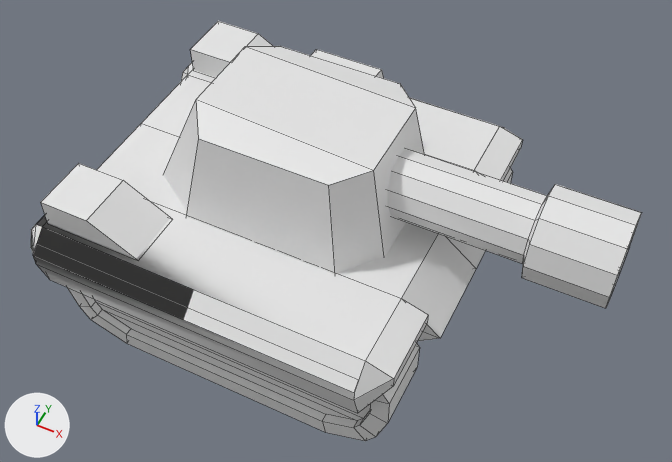
One commit to the FBX model CASES2022/Assets/Models/Tank.fbx: the scene before it, then after it.
Both versions are drawn from a 50 mm lens placed at (1.68, -2.87, 4.09), pointed at (0.28, -0.08, 0.6). Arrows for +X, +Y and +Z are at lower left; the lights stay in place. Mesh edges are drawn as thin lines. Materials are left out; every surface is plain grey.
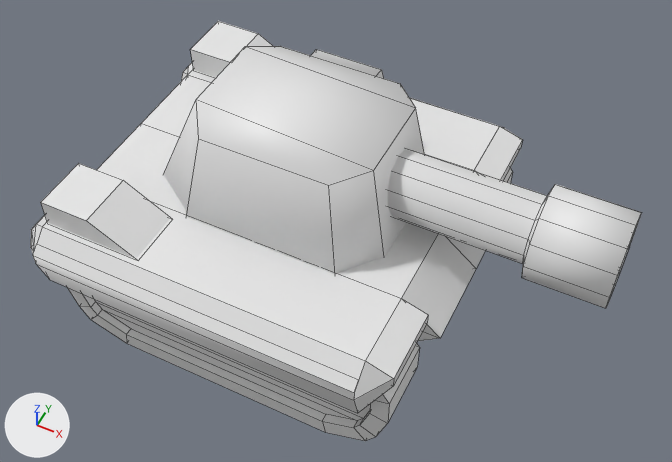
The change in detail:
me_cube_002 has 96 vertices, 84 faces and spans x -0.68..1.63, y -0.5..0.52, z 0.58..1.32.
me_cube_002 is used by ob_cube_001; location (0.0, 0.0, 0.0).
me_cube_002 part 2: edges marked sharp go from 160 to 0.
me_cube_001 has 210 vertices, 216 faces and spans x -1.05..1.0, y -0.94..0.94, z 0.0..0.92.
me_cube_001 is used by ob_cube; location (0.0, 0.0, 0.0).
Part 1, on me_cube_001:
33 faces are deleted.
33 new faces join them.

Pixel boxes (x1, y1, x2, y2) of what changed, in the pictures (672 x 462 px; the box of a moved part takes in the faces that stretch with it):
part 1 of me_cube_001, moved or reshaped: (31, 201, 428, 413) in both
part 2 of me_cube_002, shading changed: (163, 46, 642, 308) in both
